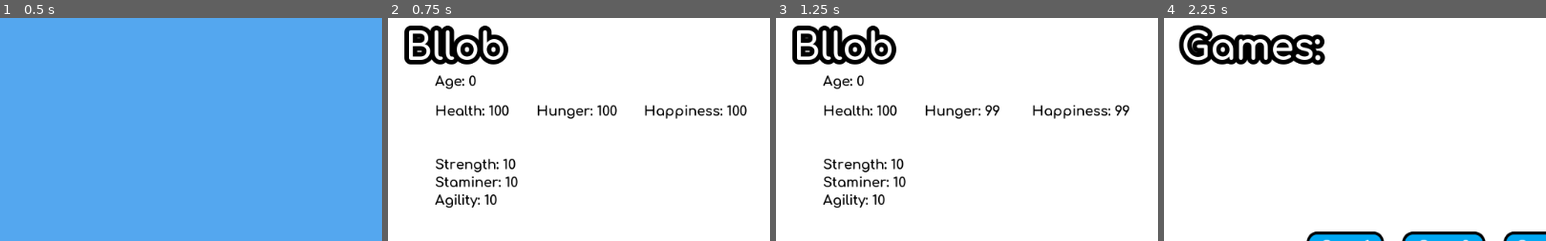
Above: before the commit, frames 1-4 (left to right).
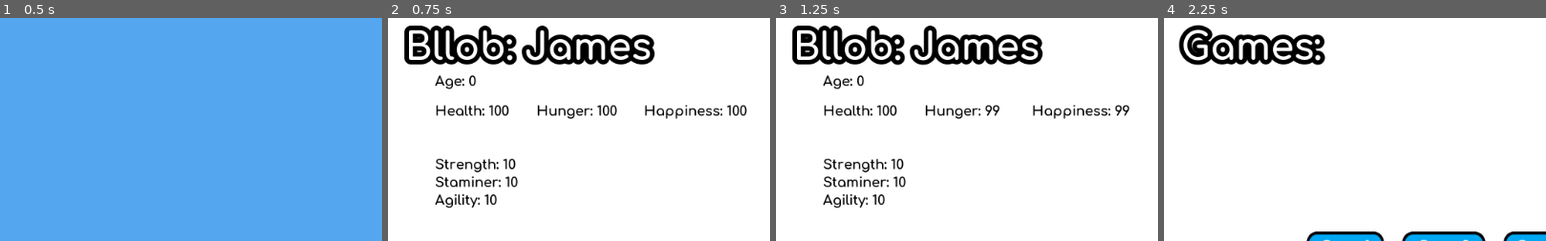
Above: after the commit, the same moments.

Repository: Elephant34/Bllob
Game: Godot game, scene res://scenes/bllob/main.tscn
Two runs of this game, one before a commit and one after it. Both use one fixed random seed, a clock stepped at 60 frames per second and the inputs below.
Inputs (mouse positions are % of the whole screen's width and height, from its top left):
- Up to frame 1 (0.5 s): no input
- Up to frame 2 (0.75 s): move the mouse to (14, 71) at 0.52 s; click (14, 71) at 0.67 s
- Up to frame 3 (1.25 s): no input
- Up to frame 4 (2.25 s): click (82, 17) at 1.25 s; click (48, 5) at 2 s
The pictures show only the part of the screen within x 13-63%, y 14-64%; the shares and areas given below are measured in that part.

Frame 1 is identical in both runs. In frame 2, 3.8% of the frame differs, in the area x 30-70%, y 3-22%; in frame 3, 3.8%; in frame 4, nothing differs.

Commit message:
Added names for the bllobs in the place of ID's

Diff:
--- a/scenes/GUI/GUI.gd
+++ b/scenes/GUI/GUI.gd
@@ -48,7 +48,7 @@
 	$Node/MenuPanel/BreedingPanel.visible = false
 	$Node/MenuPanel/HatcheryPanel.visible = false
 
-func show_bllob_panel(bllob_data):
+func show_bllob_panel(bllob_id, bllob_data):
 	"""
 	Shows the bllob data
 	"""
@@ -59,6 +59,8 @@
 	$Node/BllobPanel.visible = true
 
 	# Sets all labels to show correct values
+	$Node/BllobPanel/Title.text = "Bllob: %s" % bllob_id
+
 	$Node/BllobPanel/Health.text = "Health: %s" % bllob_data["health"]
 	$Node/BllobPanel/Hunger.text = "Hunger: %s" % bllob_data["hunger"]
 	$Node/BllobPanel/Happiness.text = "Happiness: %s" % bllob_data["happiness"]
--- a/scenes/bllob/main.gd
+++ b/scenes/bllob/main.gd
@@ -65,7 +65,7 @@
 	raw_time += dt
 
 	if $GUI/Node/BllobPanel.visible:
-		$GUI.show_bllob_panel(bllob_data[selected_bllob_id])
+		$GUI.show_bllob_panel(selected_bllob_id, bllob_data[selected_bllob_id])
 
 	# Displays the game time
 	# TODO format the time into a human friendly counter
@@ -92,7 +92,7 @@
 	"""
 	# Used to update the panel live in _process
 	selected_bllob_id = bllob_id
-	$GUI.show_bllob_panel(bllob_data[selected_bllob_id])
+	$GUI.show_bllob_panel(selected_bllob_id, bllob_data[selected_bllob_id])
 
 
 # ================
@@ -176,7 +176,7 @@
 	"""
 
 	var temp_data = {
-		"0": {
+		"James": {
 			"position": [148, 424],
 			"age": 0,
 			"max_age": 100,
